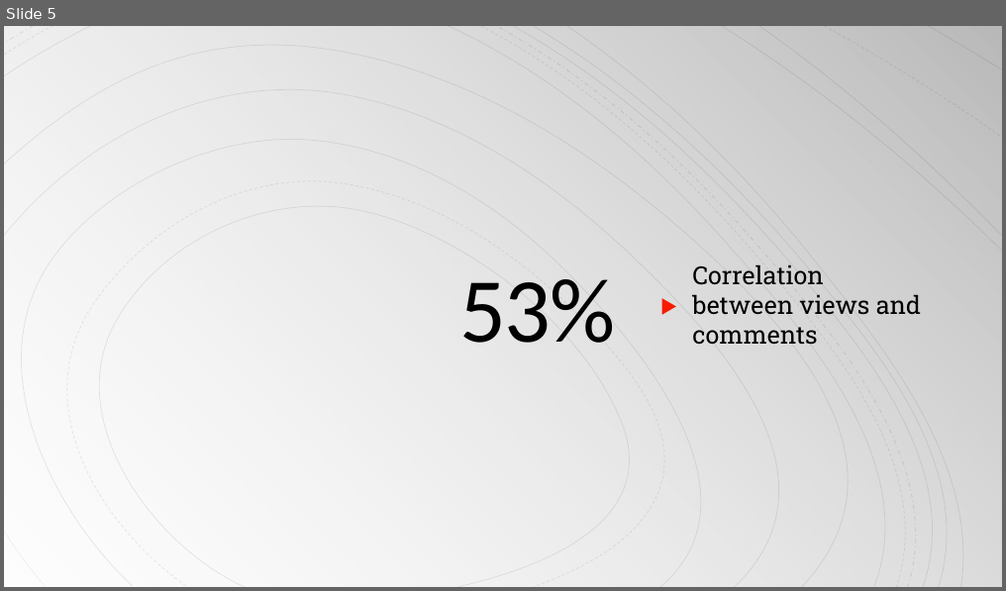
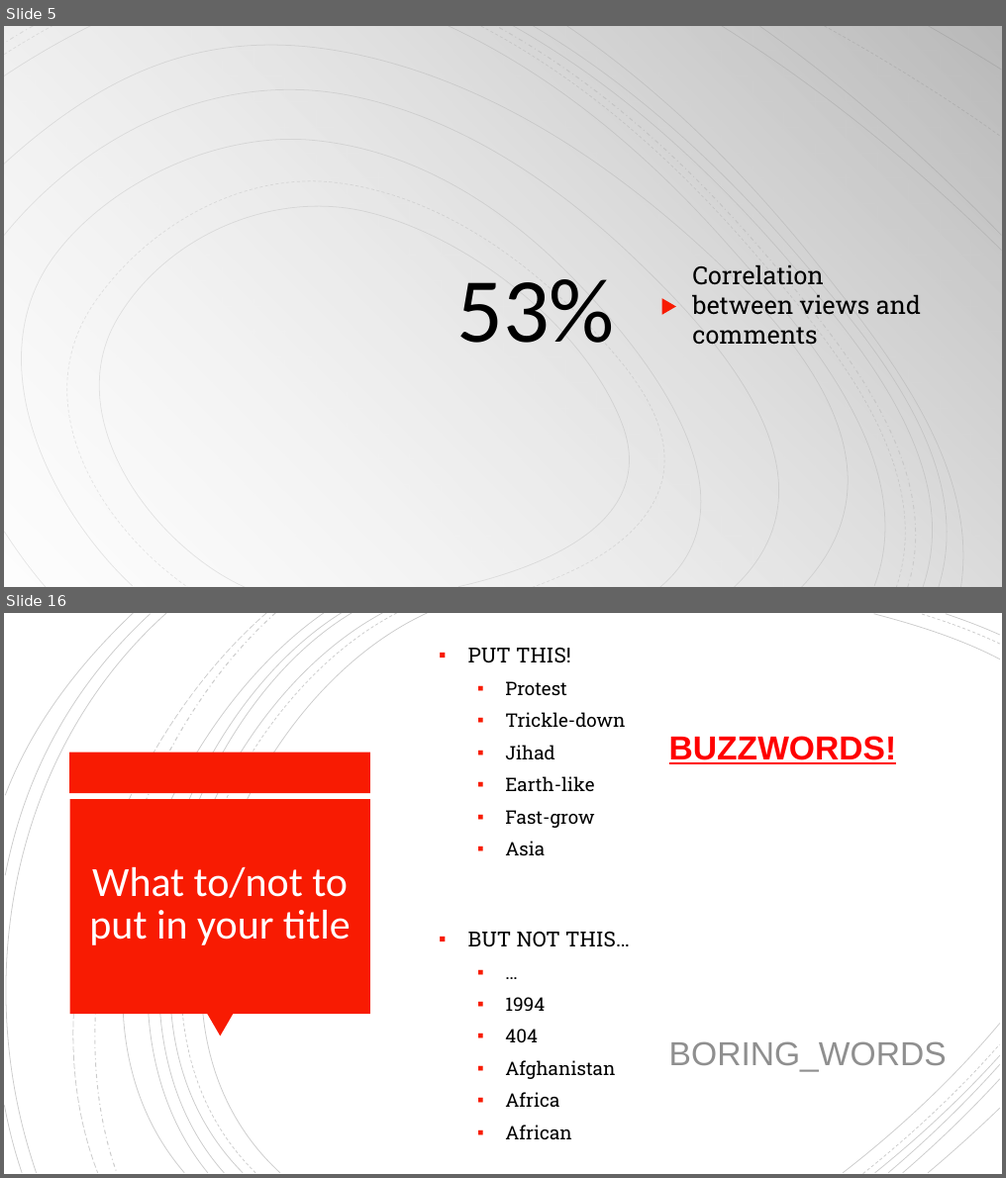
Before and after one commit to reeves17/3360project, a slide deck: Final Presentation.pptx. Shown one above the other, each under a label of ours: slide 5 before the commit, slides 5 and 16 after it; the slides between them are not shown. The pictures are 1006x591 and 1006x1178 pixels, drawn with LibreOffice and Linux fonts; fonts in the diff are those of the drawing. Boxes give left, top, right and bottom in pixels: in the first picture for what was removed or moved away, otherwise in the second. Text is boxed around its words. In the diff, an @@ line names an element or a change of style, - is before the commit and + after.

```diff
--- a/Final Presentation.pptx
+++ b/Final Presentation.pptx
@@ slide 16 added at (4,613,1002,1174), background #FFFFFF; not listed: 16 template elements that a slide beside it also shows @@
@@ text added at (468,648,625,856), 18 pt, text #000000 @@
+▪ PUT THIS!
+  ▪ Protest
+  ▪ Trickle-down
+  ▪ Jihad
+  ▪ Earth-like
+  ▪ Fast-grow
+  ▪ Asia
@@ rectangle added at (70,753,371,793), fill #F81B02 @@
@@ text added at (669,736,897,764), 32 pt, text #FF0000, bold, underline @@
+BUZZWORDS!
@@ rectangle added at (70,799,370,1014), fill #F81B02 @@
@@ title added at (89,867,350,946), 40 pt, text #FFFEFF @@
+What to/not to put in your title
@@ text added at (468,932,630,1140), 18 pt, text #000000 @@
+▪ BUT NOT THIS…
+  ▪ …
+  ▪ 1994
+  ▪ 404
+  ▪ Afghanistan
+  ▪ Africa
+  ▪ African
@@ triangle added at (207,1014,233,1037), fill #F81B02 @@
@@ text added at (669,1042,946,1072), 32 pt, text #8F8F8F @@
+BORING_WORDS
@@ group added at (844,1023,1000,1173): 5 freeform shapes @@
@@ slide 5 changed as well @@
@@ title "53%" at (456,279,614,343): letter spacing -1.5 to 0 pt @@
```
Also in this commit, not shown: 5 other slides changed, 13 other slides added, 2 slides removed.
